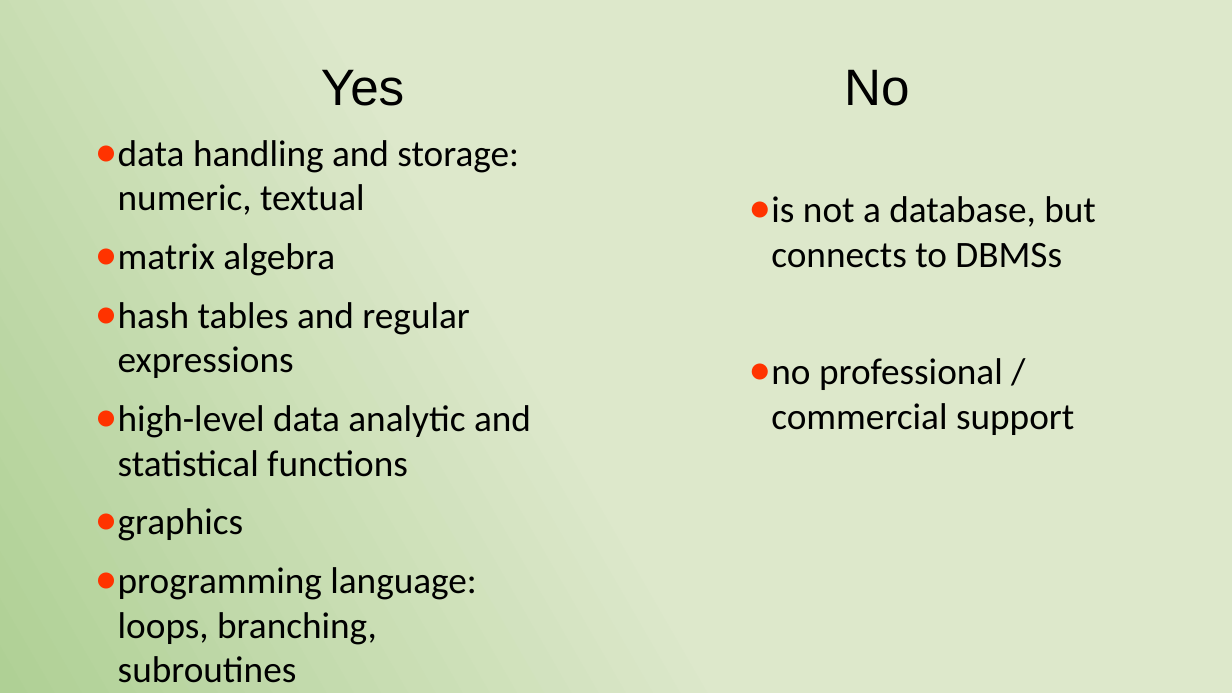
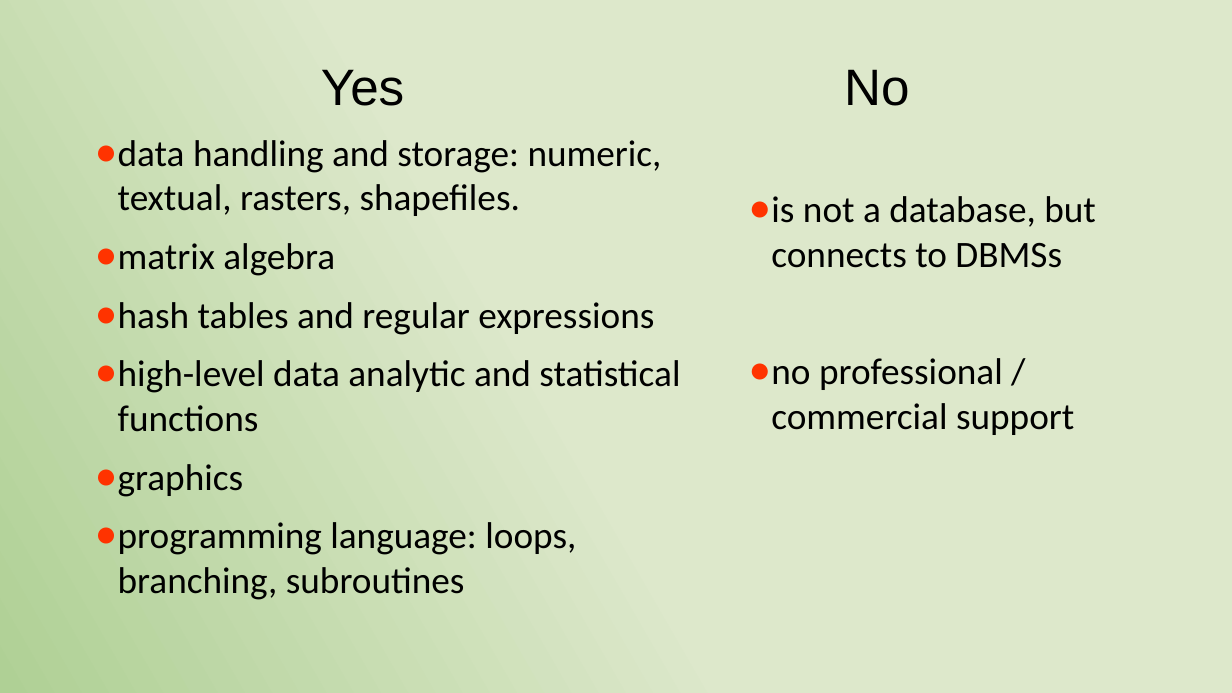
Before and after one commit to antonellosalis/R_training, a slide deck: slide 5 of Presentation_2019_R_training_A1.odp. Drawn at 1232x693 pixels with LibreOffice and Linux fonts; fonts in the diff are those of the drawing. Boxes give left, top, right and bottom in pixels: in the first picture for what was removed or moved away, otherwise in the second. Text is boxed around its words. In the diff, an @@ line names an element or a change of style, - is before the commit and + after.

```diff
--- a/Presentation_2019_R_training_A1.odp
+++ b/Presentation_2019_R_training_A1.odp
@@ text at [118,140,662,216]: text changed @@
-● data handling and storage: numeric, textual
+● data handling and storage: numeric, textual, rasters, shapefiles.
```
Also in this commit, not shown: 2 other slides changed, 3 slides added, 3 slides removed, 1 other file.
